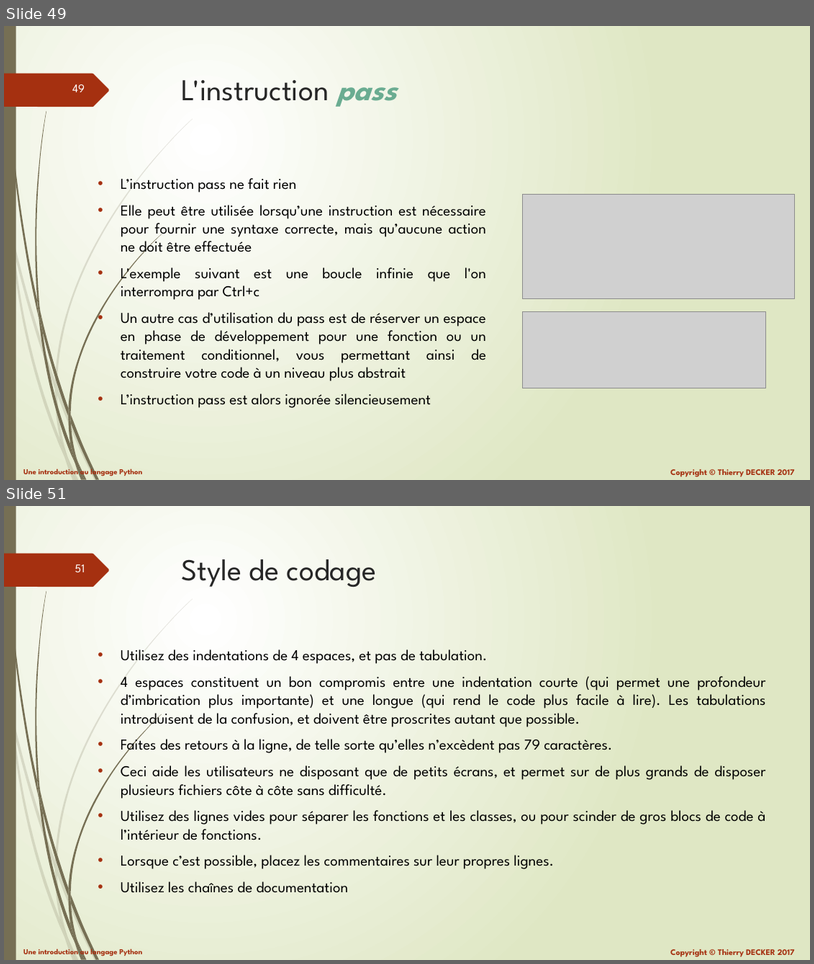
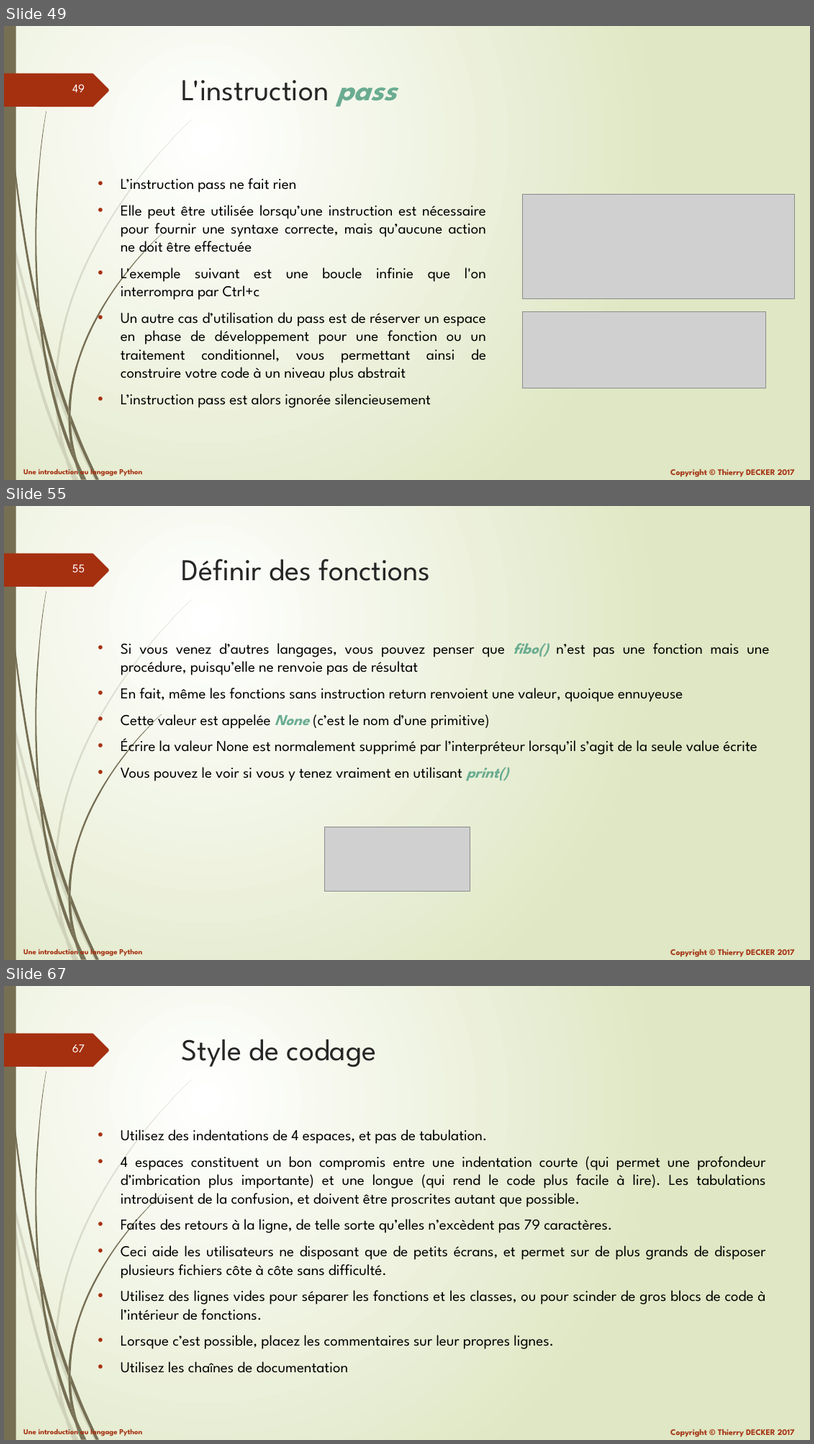
Before and after one commit to VikmanTheRacoon/learning-python, a slide deck: documentations/learning-python.pptx. Shown one above the other, each under a label of ours: slides 49 and 51 before the commit, slides 49, 55 and 67 after it; the slides between them are not shown. The pictures are 814x964 and 814x1444 pixels, drawn with LibreOffice and Linux fonts; fonts in the diff are those of the drawing; grey boxes stand for pictures. Boxes give left, top, right and bottom in pixels: in the first picture for what was removed or moved away, otherwise in the second. Text is boxed around its words. In the diff, an @@ line names an element or a change of style, - is before the commit and + after.

```diff
--- a/documentations/learning-python.pptx
+++ b/documentations/learning-python.pptx
@@ slide 55 added at [4,506,810,960], background gradient #FFFFFF to #DFE8C4; not listed: 27 template elements that a slide beside it also shows @@
@@ title added at [182,559,431,581], 36 pt, text #262626 @@
+Définir des fonctions
@@ text added at [121,643,769,781], 18 pt, text #000000 @@
+• Si vous venez d’autres langages, vous pouvez penser que fibo() n’est pas une fonction mais une procédure, puisqu’elle ne renvoie pas de résultat
+• En fait, même les fonctions sans instruction return renvoient une valeur, quoique ennuyeuse
+• Cette valeur est appelée None (c’est le nom d’une primitive)
+• Écrire la valeur None est normalement supprimé par l’interpréteur lorsqu’il s’agit de la seule value écrite
+• Vous pouvez le voir si vous y tenez vraiment en utilisant print()
@@ picture added at [324,826,471,890] @@
@@ what was slide 51 is now slide 67 @@
@@ page number at [72,1044,85,1052]: text changed @@
-51
+67
```
Also in this commit, not shown: 2 slides changed, 15 other slides added, 1 other file.
